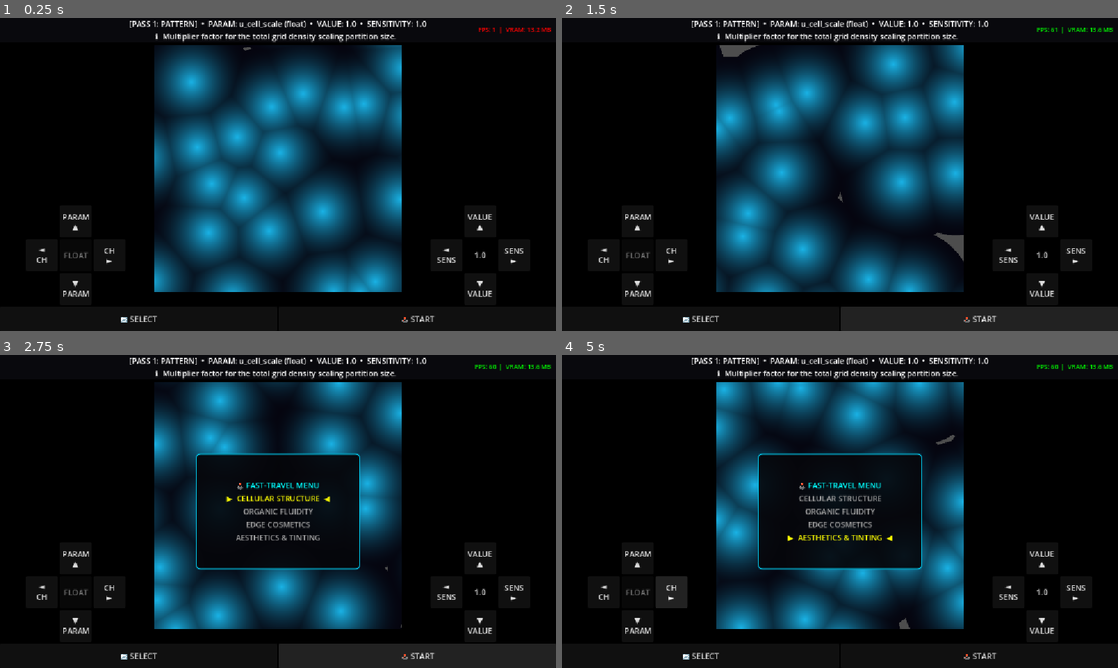
Above: before the commit, frames 1-4 (two rows, left to right).
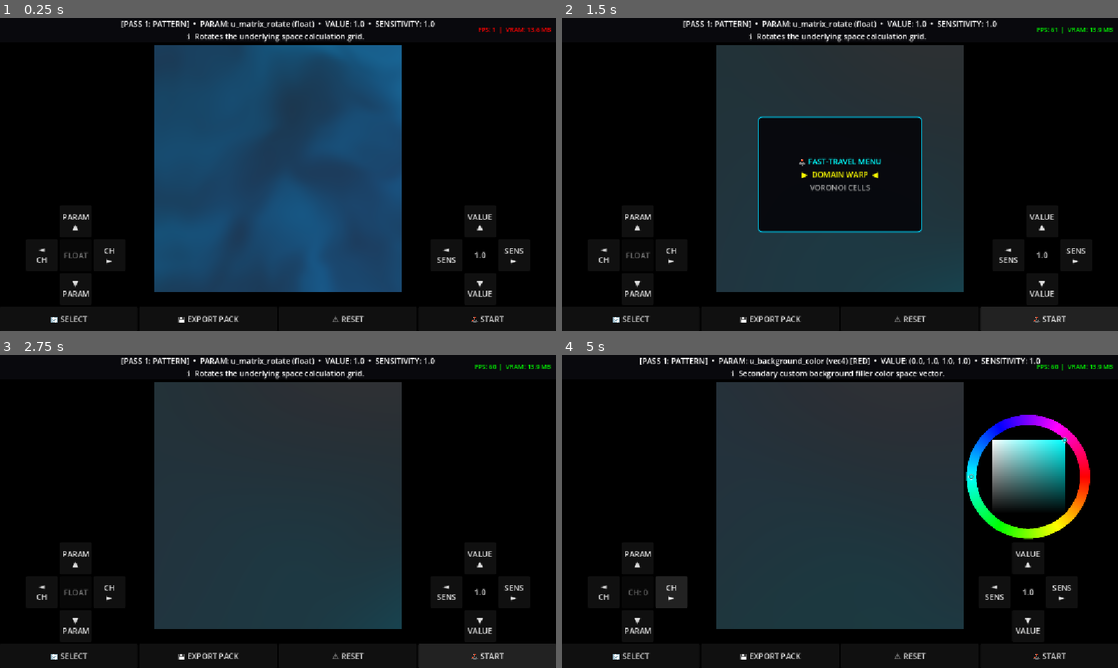
Above: after the commit, the same moments.

Repository: ocybin-solo/TATOOL
Game: Godot game, scene res://main.tscn
The game is run twice, just before and just after one commit, with the same random seed, the same clock (stepped at 60 frames per second) and the same inputs.
Inputs (mouse positions are in pixels of both pictures, inside the frame that each line leads up to):
- Up to frame 1 (0.25 s): no input
- Up to frame 2 (1.5 s): click (912, 318) at 0.5 s, where only the run after the commit has a clickable "⚠️ RESET"; click "🕹️ START" at 1.25 s
- Up to frame 3 (2.75 s): click "🕹️ START" at 2 s
- Up to frame 4 (5 s): click "PARAM ▲" at 2.75 s; click "◄ CH" at 3.5 s; click "CH ►" at 4.25 s

The runs differ from the first frame. In frame 1, 27% of the frame differs, in the area x 9-98%, y 0-98%; in frame 2, 30%; in frame 3, 33%; in frame 4, 39%.

Commit message:
ok!
that worked but there is an issue now to tackle - need to try setting the subviewport to transparent

Diff:
--- a/MainManager.gd
+++ b/MainManager.gd
@@ -41,11 +41,15 @@
 var current_preset: PatternPreset
 var current_time: float = 0.0
 
-# Stores the raw code text for your available effects
+
+# ==================== TRIPLE-PASS SHADER LIBRARIES (FULLY UPGRADED) ====================
+# Stores the raw code text for all available modular options
+var pass1_library: Dictionary = {}
 var pass2_library: Dictionary = {}
 var pass3_library: Dictionary = {}
 
-# Tracks what is currently selected for each pass
+# Tracks what is currently selected for each layer
+var active_pass1_shader_name: String = "Domain Warp"
 var active_pass2_shader_name: String = "None Selected"
 var active_pass3_shader_name: String = "None Selected"
 
@@ -183,7 +187,6 @@
 	pass2_material.set_shader_parameter("u_pattern_texture", pass1_viewport.get_texture())
 	pass3_material.set_shader_parameter("u_warped_texture", pass2_viewport.get_texture())
 
-
 func setup_interface_layer() -> void:
 	var ui_layer = CanvasLayer.new()
 	add_child(ui_layer)
@@ -225,36 +228,41 @@
 	control_panel.uniform_changed.connect(_on_ui_uniform_modified)
 
 	# =========================================================================
-	# 🕹️ UNIFIED THREE-BUTTON HARDWARE CLUSTER ROW
+	# 🕹️ UPGRADED HARWARE TOOLBAR: FOUR-BUTTON INTERACTIVE CLUSTER ROW
 	# =========================================================================
 	var bottom_toolbar = HBoxContainer.new()
 	bottom_toolbar.custom_minimum_size = Vector2(0, 50)
 	bottom_toolbar.alignment = BoxContainer.ALIGNMENT_CENTER
 	main_layout.add_child(bottom_toolbar)
 
-	# 1. SELECT (Left Side of Group)
+	# 1. SELECT (Layer Cycler)
 	var btn_select_layer = Button.new()
 	btn_select_layer.text = "🔄 SELECT"
 	btn_select_layer.size_flags_horizontal = Control.SIZE_EXPAND_FILL
 	btn_select_layer.pressed.connect(_on_select_button_pressed)
 	bottom_toolbar.add_child(btn_select_layer)
 
-	## 2. 🕹️ AUTOMATION SCREENSAVER (Center Anchor Toggle)
-	#var btn_save = Button.new()
-	#btn_save.text = "🕹️ AUTOMATE CONTINUOUSLY"
-	#btn_save.size_flags_horizontal = Control.SIZE_EXPAND_FILL
-	#btn_save.pressed.connect(toggle_live_automation_screensaver)
-	#bottom_toolbar.add_child(btn_save)
-
-	# 3. START MENU (Right Side of Group)
+	# 2. EXPORT PACK (Clipboard/File Data Dump Container)
+	var btn_save = Button.new()
+	btn_save.text = "💾 EXPORT PACK"
+	btn_save.size_flags_horizontal = Control.SIZE_EXPAND_FILL
+	btn_save.pressed.connect(save_current_pattern_preset)
+	bottom_toolbar.add_child(btn_save)
+
+	# 3. ⚠️ RESET (Dedicated Factory Parameter Reset Trigger Slot)
+	var btn_reset_params = Button.new()
+	btn_reset_params.text = "⚠️ RESET"
+	btn_reset_params.size_flags_horizontal = Control.SIZE_EXPAND_FILL
+	btn_reset_params.pressed.connect(_on_global_factory_reset_pressed)
+	bottom_toolbar.add_child(btn_reset_params)
+
+	# 4. START (Module Fast-Travel Engine Selector)
 	var btn_start_menu = Button.new()
 	btn_start_menu.text = "🕹️ START"
 	btn_start_menu.size_flags_horizontal = Control.SIZE_EXPAND_FILL
 	btn_start_menu.pressed.connect(_on_start_button_pressed)
 	bottom_toolbar.add_child(btn_start_menu)
 
-	# CRITICAL COMPILER CORRECTION:
-	# Let setup finish cleanly without querying uncompiled shader source data yet!
 	active_shader_layer = 0
 
 func toggle_live_automation_screensaver() -> void:
@@ -329,9 +337,7 @@
 		open_fast_travel_menu()
 	else:
 		close_fast_travel_menu()
-
 func open_fast_travel_menu() -> void:
-	# Force the UI to refresh its category dictionary based on the currently active layer code
 	var active_mat: ShaderMaterial = null
 	match active_shader_layer:
 		0: active_mat = pass1_material
@@ -343,7 +349,7 @@
 
 	# --- INTEGRATED SHADER LIBRARIES MATRIX SELECTION SWITCH ---
 	if active_shader_layer == 0:
-		active_menu_categories = control_panel.shader_categories.keys()
+		active_menu_categories = pass1_library.keys() # Hooks to pattern list!
 	elif active_shader_layer == 1:
 		active_menu_categories = pass2_library.keys()
 	elif active_shader_layer == 2:
@@ -393,30 +399,41 @@
 			lbl.text = "    %s    " % active_menu_categories[i].to_upper()
 			lbl.add_theme_color_override("font_color", Color.DARK_GRAY)
 		menu_list_box.add_child(lbl)
+
 func close_fast_travel_menu() -> void:
 	if not menu_overlay_panel: return
 
 	if not active_menu_categories.is_empty() and active_menu_index < active_menu_categories.size():
-		var selected_cat = active_menu_categories[active_menu_index]
-
-		# Pull the array of uniforms assigned strictly to this category
-		var targeted_uniform_list = control_panel.shader_categories.get(selected_cat, [])
-
-		if not targeted_uniform_list.is_empty():
-			# Update the dynamic UI state trackers with our isolated module parameters
-			control_panel.current_active_category = selected_cat
-			control_panel.active_category_uniforms = targeted_uniform_list
-			control_panel.relative_category_index = 0
-
-			# Align the primary active loop selection to the first uniform in this group
-			var first_param_name = targeted_uniform_list[0]["name"]
-			for idx in range(control_panel.parsed_uniforms.size()):
-				if control_panel.parsed_uniforms[idx]["name"] == first_param_name:
-					control_panel.active_index = idx
-					break
-		else:
-			# If category is empty, wipe bounds to use general master array loops
-			control_panel.active_category_uniforms.clear()
+		var choice = active_menu_categories[active_menu_index]
+
+		# =========================================================================
+		# TRIPLE-PASS SHADER HOT-RELOAD COMPILER MATRIX
+		# =========================================================================
+		if active_shader_layer == 0:
+			# Pass 1 Pattern Hot-Reload compilation event!
+			active_pass1_shader_name = choice
+			var new_shader = Shader.new()
+			new_shader.code = pass1_library[choice]
+			pass1_material.shader = new_shader
+			control_panel.load_shader_source(new_shader.code)
+
+		elif active_shader_layer == 1:
+			# Pass 2 Warp Hot-Reload compilation event!
+			active_pass2_shader_name = choice
+			var new_shader = Shader.new()
+			new_shader.code = pass2_library[choice]
+			pass2_material.shader = new_shader
+			pass2_material.set_shader_parameter("u_pattern_texture", pass1_viewport.get_texture())
+			control_panel.load_shader_source(new_shader.code)
+
+		elif active_shader_layer == 2:
+			# Pass 3 Filter Hot-Reload compilation event!
+			active_pass3_shader_name = choice
+			var new_shader = Shader.new()
+			new_shader.code = pass3_library[choice]
+			pass3_material.shader = new_shader
+			pass3_material.set_shader_parameter("u_warped_texture", pass2_viewport.get_texture())
+			control_panel.load_shader_source(new_shader.code)
 
 	control_panel.is_input_blocked = false
 	control_panel.update_status_readout()
@@ -584,84 +601,110 @@
 
 func load_default_test_shaders() -> void:
 	# =========================================================================
-	# PASS 1: CELLULAR VORONOI MATRIX GENERATOR (GENERATIVE MATH)
+	# PASS 1 LIBRARY MODULES (RESTORING PATTERN 1 + UPGRADING VORONOI BACKGROUNDS)
 	# =========================================================================
-	var p1_src = """
+	var p1_domain_warp = """
 	shader_type canvas_item;
 	uniform float u_time;
-
+	// CAT: Matrix Adjustments
+	// DESC: Rotates the underlying space calculation grid.
+	uniform float u_matrix_rotate = 0.0;
+	// DESC: Distorts and stretches the coordinate aspect scale.
+	uniform vec2 u_space_scale = vec2(1.0, 1.0);
+	// CAT: Warping Calculations
+	// DESC: Dictates how hard the internal noise loops twist into each other.
+	uniform float u_warp_twist = 0.5;
+	uniform float u_warp_strength = 1.1;
+	uniform float u_noise_detail = 4.0;
+	uniform float u_flow_speed = 0.4;
+	// CAT: Aesthetics & Tinting
+	// DESC: Main coloring vector array layer target tint.
+	uniform vec4 u_pattern_color : source_color = vec4(0.1, 0.7, 0.9, 1.0);
+	// DESC: Secondary custom background filler color space vector.
+	uniform vec4 u_background_color : source_color = vec4(0.02, 0.02, 0.05, 1.0);
+
+	float hash2d(vec2 p) { return fract(sin(dot(p, vec2(127.1, 311.7))) * 43758.5453123); }
+	float value_noise(vec2 p) {
+		vec2 i = floor(p); vec2 f = fract(p);
+		vec2 u = f * f * (3.0 - 2.0 * f);
+		return mix(mix(hash2d(i + vec2(0.0, 0.0)), hash2d(i + vec2(1.0, 0.0)), u.x),
+				   mix(hash2d(i + vec2(0.0, 1.0)), hash2d(i + vec2(1.0, 1.0)), u.x), u.y);
+	}
+	float fbm(vec2 p) {
+		float value = 0.0; float amplitude = 0.5; float frequency = 1.0;
+		for (int i = 0; i < 5; i++) {
+			if (float(i) >= u_noise_detail) break;
+			value += amplitude * value_noise(p * frequency);
+			frequency *= 2.0; amplitude *= 0.5;
+		}
+		return value;
+	}
+	mat2 rotate2d(float angle) {
+		return mat2(vec2(cos(angle), -sin(angle)), vec2(sin(angle), cos(angle)));
+	}
+	void fragment() {
+		vec2 st = (UV - 0.5) * u_space_scale;
+		st = rotate2d(u_matrix_rotate) * st;
+		st += 0.5;
+		float scaled_time = u_time * u_flow_speed;
+		mat2 twist_mat = rotate2d(u_warp_twist);
+		vec2 q = vec2(fbm(st + vec2(scaled_time * 0.2)), fbm(st + vec2(5.2, 1.3) + vec2(scaled_time * 0.15)));
+		vec2 r = vec2(fbm(st + u_warp_strength * (twist_mat * q) + vec2(1.7, 9.2) + vec2(scaled_time * 0.3)), fbm(st + u_warp_strength * (twist_mat * q) + vec2(8.3, 2.8) + vec2(scaled_time * 0.05)));
+		float final_field_math = fbm(st + u_warp_strength * r);
+		vec4 dynamic_bg = mix(u_background_color, vec4(0.12, 0.0, 0.22, 1.0), clamp(length(q), 0.0, 1.0));
+		COLOR = mix(dynamic_bg, u_pattern_color, final_field_math) * (final_field_math * 1.5 + 0.3);
+	}
+	"""
+
+	pass1_library["Domain Warp"] = p1_domain_warp
+	pass1_library["Voronoi Cells"] = """
+	shader_type canvas_item;
+	uniform float u_time;
 	// CAT: Cellular Structure
 	// DESC: Multiplier factor for the total grid density scaling partition size.
 	uniform float u_cell_scale = 4.0;
-
 	// DESC: Morph limits between rigid square grids (0.0) and chaotic organic layouts (1.0).
 	uniform float u_cell_mutation = 1.0;
-
 	// CAT: Organic Fluidity
 	// DESC: Radial orbit tracking velocity multiplier for individual inner nuclei points.
 	uniform float u_nuclei_speed = 0.8;
-
 	// CAT: Edge Cosmetics
 	// DESC: Sharpness contrast filter applied to the border gradient fields.
 	uniform float u_border_sharpness = 2.0;
-
 	// CAT: Aesthetics & Tinting
 	// DESC: Main coloring vector array layer target tint.
 	uniform vec4 u_pattern_color : source_color = vec4(0.1, 0.7, 0.9, 1.0);
-
-	// Specialized 2D pseudorandom coordinate generator optimized for cell-space
+	// DESC: Customizable color picker target slot for negative cell space voids.
+	uniform vec4 u_background_color : source_color = vec4(0.02, 0.02, 0.06, 1.0);
+
 	vec2 random2(vec2 p) {
-		return fract(sin(vec2(dot(p, vec2(127.1, 311.7)),
-		                      dot(p, vec2(269.5, 183.3)))) * 43758.5453);
+		return fract(sin(vec2(dot(p, vec2(127.1, 311.7)), dot(p, vec2(269.5, 183.3)))) * 43758.5453);
 	}
-
 	void fragment() {
-		// Normalize coordinates based on the custom cell layout density uniform
 		vec2 st = UV * u_cell_scale;
-
-		// Split space into integer grid tiles and fractional local cell coordinates
 		vec2 i_st = floor(st);
 		vec2 f_st = fract(st);
-
-		float m_dist = 8.0; // Baseline minimum distance field boundary initialization
-
-		// Iterate through a strict, high-performance 3x3 surrounding cell matrix block
+		float m_dist = 8.0;
 		for (int y = -1; y <= 1; y++) {
 			for (int x = -1; x <= 1; x++) {
 				vec2 neighbor = vec2(float(x), float(y));
-
-				// Generate a unique pseudorandom core target position for this specific tile
 				vec2 point = random2(i_st + neighbor);
-
-				// Animate the feature cell points inside their localized boundaries cleanly
 				point = 0.5 + 0.5 * sin(u_time * u_nuclei_speed + 6.2831 * point);
-
-				// Apply the mutation clamp to blend between regular grids and pure chaos
 				point = mix(vec2(0.5, 0.5), point, u_cell_mutation);
-
-				// Calculate vector difference to the current fragment pixel position
 				vec2 diff = neighbor + point - f_st;
 				float dist = length(diff);
-
-				// Store the closest discovered distance field marker metric
 				m_dist = min(m_dist, dist);
 			}
 		}
-
-		// Apply contrast sharpening calculations across the edge boundaries
 		float cell_vibrancy = 1.0 - m_dist;
 		cell_vibrancy = pow(cell_vibrancy, u_border_sharpness);
-
-		// Mix background color space with the custom matrix tint vector cleanly
-		vec4 core_bg = vec4(0.02, 0.02, 0.06, 1.0);
-		COLOR = mix(core_bg, u_pattern_color, cell_vibrancy);
+		COLOR = mix(u_background_color, u_pattern_color, cell_vibrancy);
 	}
 	"""
 
 	# =========================================================================
-	# INITIALIZE EFFECT PRESET DICTIONARY LIBRARIES
+	# INITIALIZE EFFECT PRESET DICTIONARY LIBRARIES FOR PASS 2 & 3
 	# =========================================================================
-	# Populate Pass 2 Library
 	pass2_library["None Selected"] = PASSTHROUGH_SHADER_CODE
 	pass2_library["Kaleidoscope"] = """
 	shader_type canvas_item;
@@ -684,7 +727,6 @@
 	}
 	"""
 
-	# Populate Pass 3 Library
 	pass3_library["None Selected"] = """
 	shader_type canvas_item;
 	uniform sampler2D u_warped_texture : filter_linear;
@@ -717,10 +759,10 @@
 	"""
 
 	# =========================================================================
-	# COMPILE & HYDRATE Core INSTANCE OBJECTS FOR BOOT
+	# COMPILE DEFAULT OBJECTS AND BOOT UP CLEAR SLATE
 	# =========================================================================
 	var s1 = Shader.new()
-	s1.code = p1_src
+	s1.code = pass1_library["Domain Warp"]
 
 	var s2 = Shader.new()
 	s2.code = pass2_library["None Selected"]
@@ -735,5 +777,41 @@
 	pass2_material.set_shader_parameter("u_pattern_texture", pass1_viewport.get_texture())
 	pass3_material.set_shader_parameter("u_warped_texture", pass2_viewport.get_texture())
 
-	# Hydrate dynamic UI controller text blocks
-	control_panel.load_shader_source(p1_src)
+	control_panel.load_shader_source(s1.code)
+
+func _on_global_factory_reset_pressed() -> void:
+	if not control_panel or control_panel.parsed_uniforms.is_empty(): return
+
+	print("⚠️ Master Reset: Wiping current focused layer uniforms to baseline default values.")
+
+	for u in control_panel.parsed_uniforms:
+		var u_name = u["name"]
+		var u_type = u["type"]
+
+		if u_name == "u_warp_frequency": control_panel.uniform_values[u_name] = Vector2(2.5, 2.5)
+		elif u_name == "u_cell_scale": control_panel.uniform_values[u_name] = 4.0
+		elif u_name == "u_cell_mutation": control_panel.uniform_values[u_name] = 1.0
+		elif u_name == "u_nuclei_speed": control_panel.uniform_values[u_name] = 0.8
+		elif u_name == "u_border_sharpness": control_panel.uniform_values[u_name] = 2.0
+		elif u_type == "float": control_panel.uniform_values[u_name] = 1.0
+		elif u_type == "vec2": control_panel.uniform_values[u_name] = Vector2(1.0, 1.0)
+		elif u_type == "vec4" and u_name == "u_background_color":
+			if active_shader_layer == 0 and active_pass1_shader_name == "Voronoi Cells":
+				control_panel.uniform_values[u_name] = Color(0.02, 0.02, 0.06, 1.0)
+			else:
+				control_panel.uniform_values[u_name] = Color(0.02, 0.02, 0.05, 1.0)
+		elif u_type == "vec4": control_panel.uniform_values[u_name] = Color.CYAN
+
+		if active_shader_layer == 0 and pass1_material:
+			pass1_material.set_shader_parameter(u_name, control_panel.uniform_values[u_name])
+		elif active_shader_layer == 1 and pass2_material:
+			pass2_material.set_shader_parameter(u_name, control_panel.uniform_values[u_name])
+		elif active_shader_layer == 2 and pass3_material:
+			pass3_material.set_shader_parameter(u_name, control_panel.uniform_values[u_name])
+
+	if control_panel.active_color_picker:
+		var p_name = control_panel.parsed_uniforms[control_panel.active_index]["name"]
+		if control_panel.uniform_values.has(p_name):
+			control_panel.active_color_picker.color = control_panel.uniform_values[p_name]
+
+	control_panel.update_status_readout()
